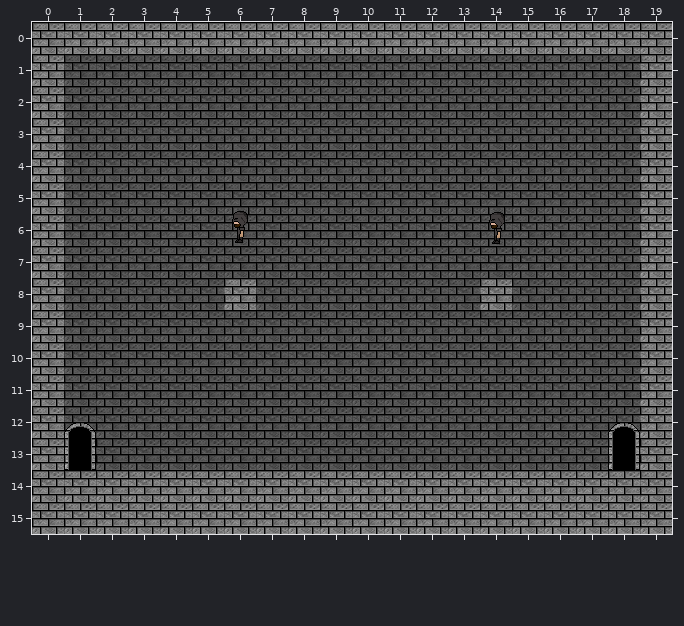
Tiled map, stored at KaiJaScroller/Content/Level/testLevel3.tmx. Above: the version before the commit.
Cells are 32x32 px. Shown: x 0..19, y 0..15.
Once edited:
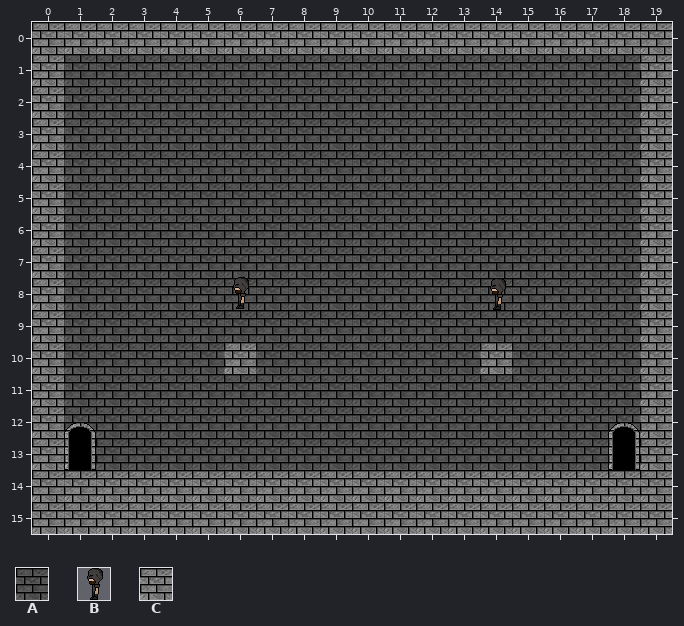
Key: from "wall": A 4, B 37, C 51.
_ is an empty cell.
Objects are placed by their top-left corner, in cells (3,4 is the top-left corner of cell 3,4); size is 1x1 cell unless given.
Diff:
{"where": "layer \"Kachelebene 1\""}
{"y":8,"x":6,"old":"C","new":"A"}
{"y":8,"x":14,"old":"C","new":"A"}
{"y":10,"x":6,"old":"A","new":"C"}
{"y":10,"x":14,"old":"A","new":"C"}
{"where": "layer \"Eventstuff\""}
{"was": "B \"EnemySpawnLeft\" at 6,5.9", "now": "B \"EnemySpawnLeft\" at 6,8"}
{"was": "B \"EnemySpawnLeft\" at 14,5.9", "now": "B \"EnemySpawnLeft\" at 14,8"}
